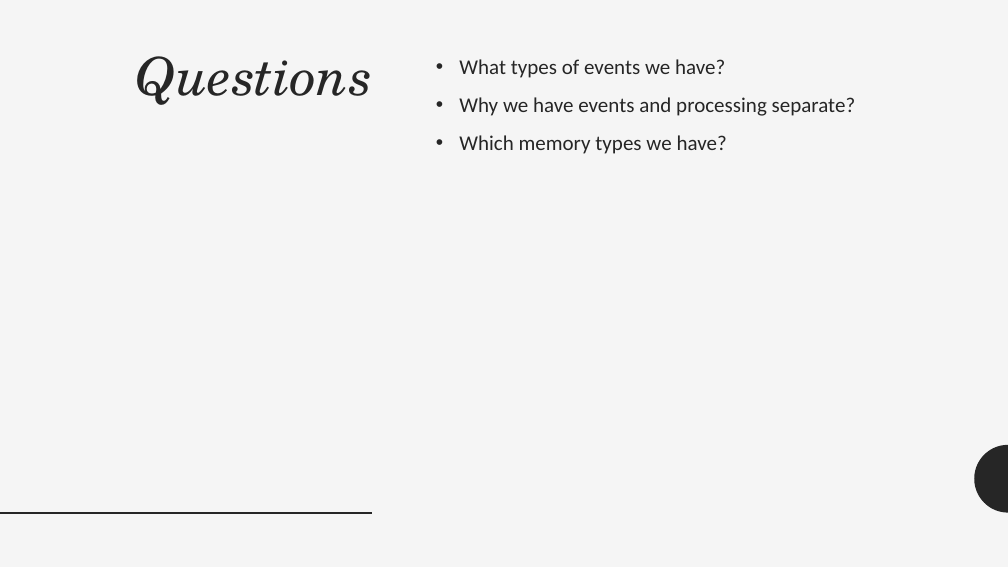
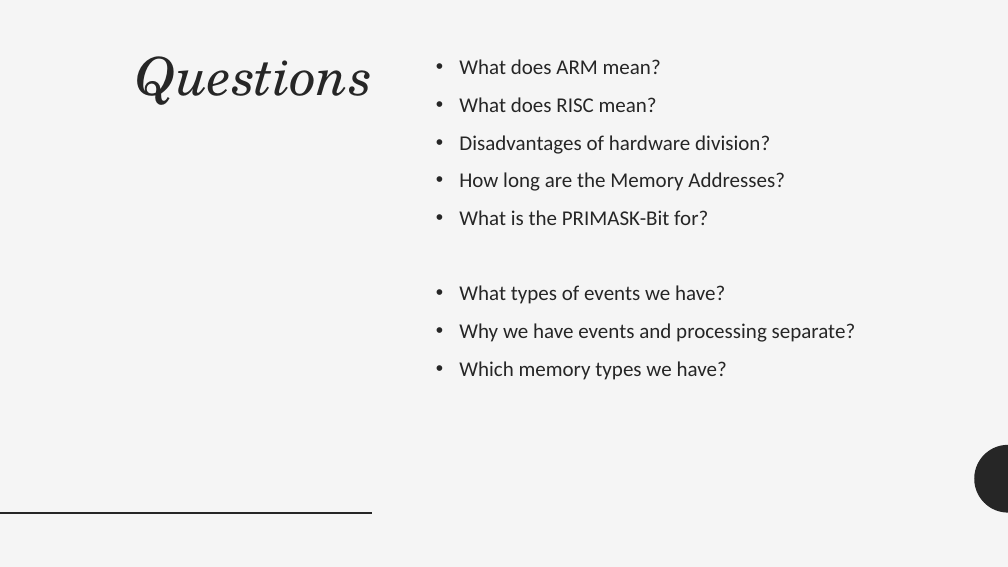
Before and after one commit to manuwira/intro_Team6, a slide deck: slide 14 of PräsentationIntro.pptx. Drawn at 1008x567 pixels with LibreOffice and Linux fonts; fonts in the diff are those of the drawing. Boxes give left, top, right and bottom in pixels: in the first picture for what was removed or moved away, otherwise in the second. Text is boxed around its words. In the diff, an @@ line names an element or a change of style, - is before the commit and + after.

Commit message:
update

```diff
--- a/PräsentationIntro.pptx
+++ b/PräsentationIntro.pptx
@@ text at (459,59,785,225): paragraphs added @@
+• What does ARM mean?
+• What does RISC mean?
+• Disadvantages of hardware division?
+• How long are the Memory Addresses?
+• What is the PRIMASK-Bit for?
```
Also in this commit, not shown: 3 other slides changed, 3 slides added, 3 slides removed.
